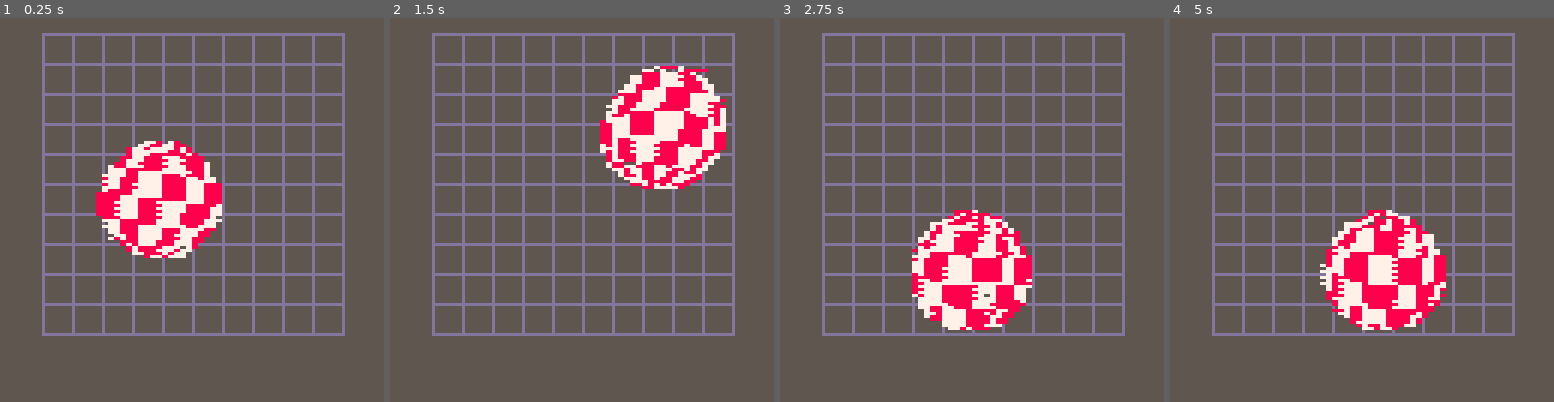
Above: before the commit, frames 1-4 (left to right).
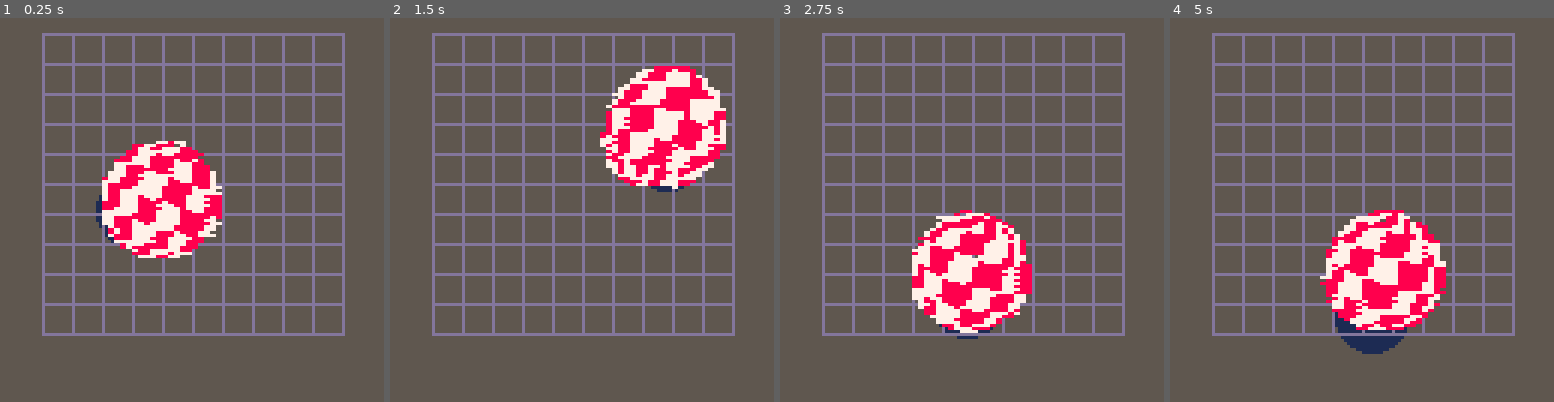
Above: after the commit, the same moments.

Repository: yami-five/4_pory_roku
Game: PICO-8 cartridge poc/poc.p8
Same seed, same stepped clock (60 frames per second), same inputs: the game is played once before the commit and once after it.
Inputs:
- Up to frame 1 (0.25 s): no input
- Up to frame 2 (1.5 s): no input
- Up to frame 3 (2.75 s): no input
- Up to frame 4 (5 s): no input

The runs differ from the first frame. In frame 1, 3.2% of the frame differs, in the area x 25-58%, y 32-63%; in frame 2, 3.1%; in frame 3, 3.3%; in frame 4, 4.0%, in the area x 39-72%, y 50-88%.

Commit message:
fixed rotation

Diff:
--- a/poc/poc.p8
+++ b/poc/poc.p8
@@ -395,7 +395,7 @@
 ball_x,ball_y,x_speed,y_speed,ball_r,g,b=-1,-1,0.1,0.2,1,0.2,1
 function draw_amiga_ball(p)
     rectfill(0,0,127,127,5)
-    -- circfill(ball_x+64,ball_y+64,12,1)
+    circfill((ball_x+2.5)*25,(ball_y+3)*25,12,1)
     for i=0,10 do
         f=14+i*10
         line(0+f,5,0+f,105,13)
@@ -429,7 +429,7 @@
     for j=1,vertices*3,3 do
         local x,y,z=v[j],v[j+1],v[j+2];
         x,z=rotate(x,z,qt*1.5);
-        x,y=rotate(x,y,-0.02);
+        x,y=rotate(x,y,-0.05);
         x,y,z=translation(x,y,z,ball_x,ball_y,0)
 
         -- printh(qt*1.5,"loggg.txt")
